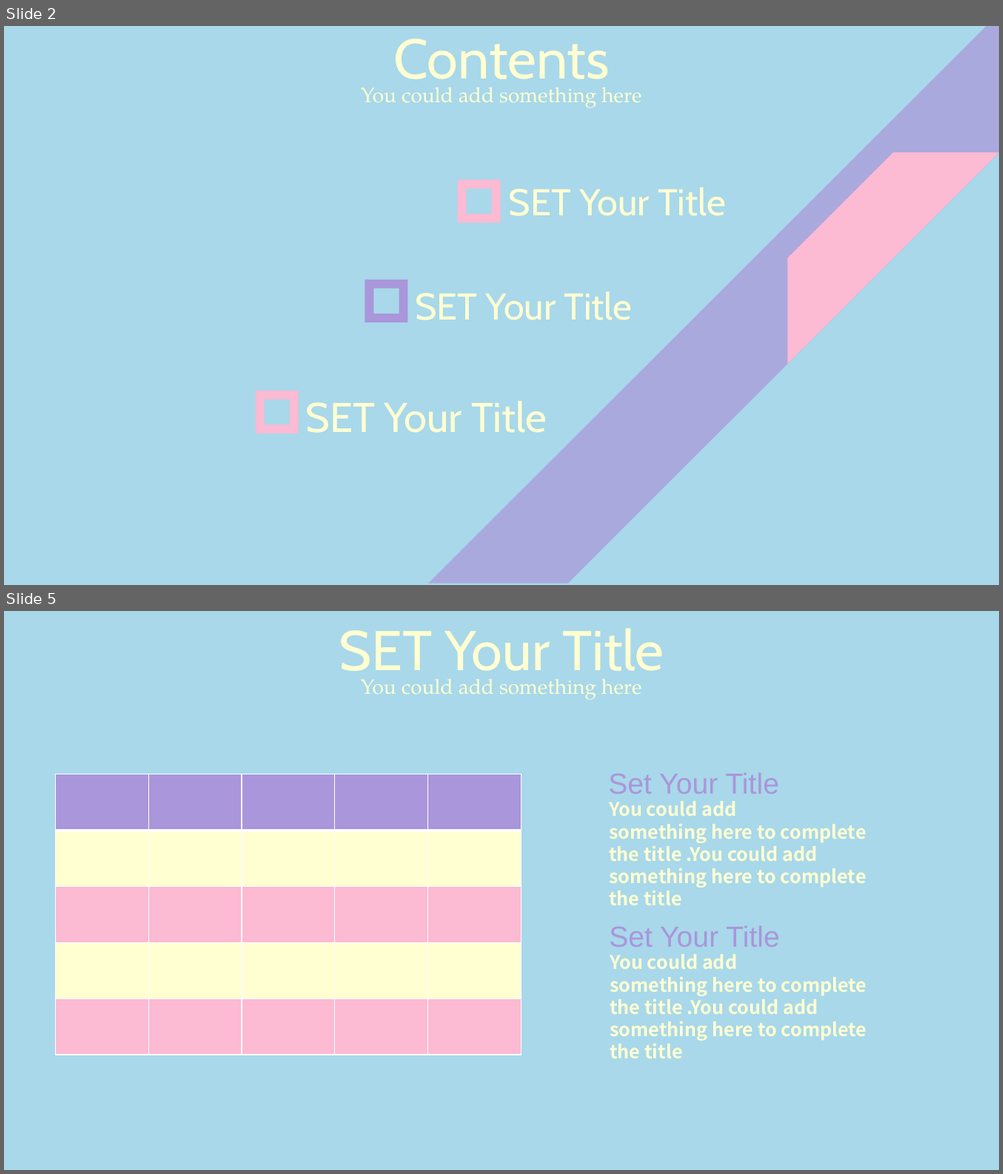
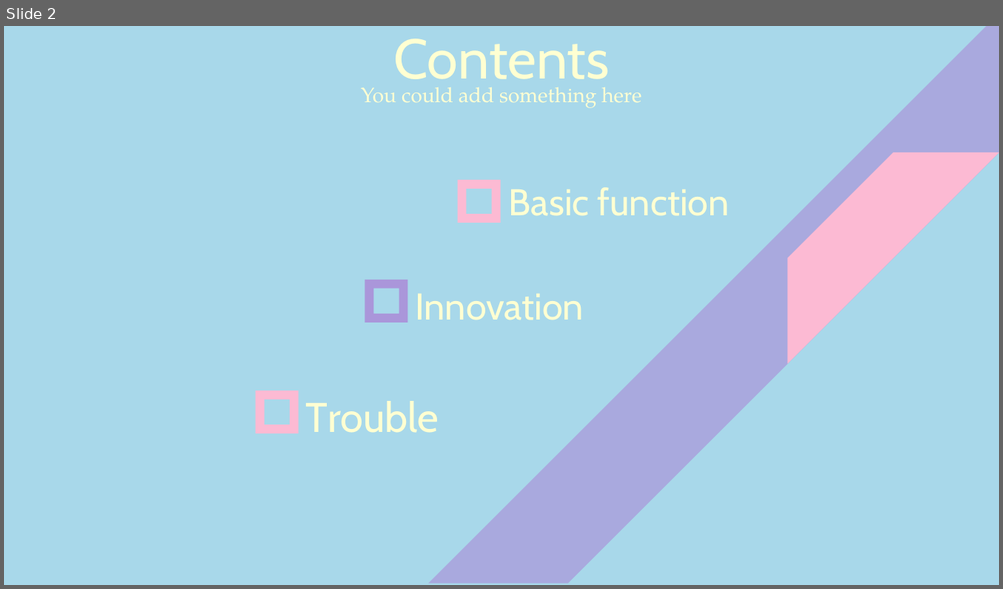
Before and after one commit to KarCute/Android-HomeWork, a slide deck: Android大作业.pptx. Shown one above the other, each under a label of ours: slides 2 and 5 before the commit, slide 2 after it; the slides between them are not shown. The pictures are 1003x1174 and 1003x589 pixels, drawn with LibreOffice and Linux fonts; fonts in the diff are those of the drawing. Boxes give left, top, right and bottom in pixels: in the first picture for what was removed or moved away, otherwise in the second. Text is boxed around its words. In the diff, an @@ line names an element or a change of style, - is before the commit and + after.

Commit message:
update ppt and add like function

```diff
--- a/Android大作业.pptx
+++ b/Android大作业.pptx
@@ slide 5 removed at (x1=4, y1=611, x2=999, y2=1170), background #A8D8EA @@
@@ text removed at (x1=338, y1=628, x2=663, y2=683) @@
-SET Your Title
@@ text removed at (x1=361, y1=679, x2=641, y2=700) @@
-You could add something here
@@ table removed at (x1=56, y1=775, x2=522, y2=1055), 5 rows, 5 columns @@
- |  |  |  | 
- |  |  |  | 
- |  |  |  | 
- |  |  |  | 
- |  |  |  | 
@@ text removed at (x1=608, y1=773, x2=780, y2=794) @@
-Set Your Title
@@ text removed at (x1=609, y1=801, x2=866, y2=906) @@
-You could add
-something here to complete the title .You could add something here to complete the title
@@ text removed at (x1=609, y1=926, x2=780, y2=947) @@
-Set Your Title
@@ text removed at (x1=609, y1=954, x2=867, y2=1059) @@
-You could add
-something here to complete the title .You could add something here to complete the title
@@ slide 2 changed as well @@
@@ text at (x1=509, y1=187, x2=729, y2=216): text changed @@
-SET Your Title
+Basic function
@@ text at (x1=415, y1=294, x2=583, y2=321): text changed @@
-SET Your Title
+Innovation
@@ text at (x1=306, y1=401, x2=439, y2=433): text changed @@
-SET Your Title
+Trouble
```
Also in this commit, not shown: 1 other slide changed, 4 slides added, 9 other slides removed, 2 other files.
